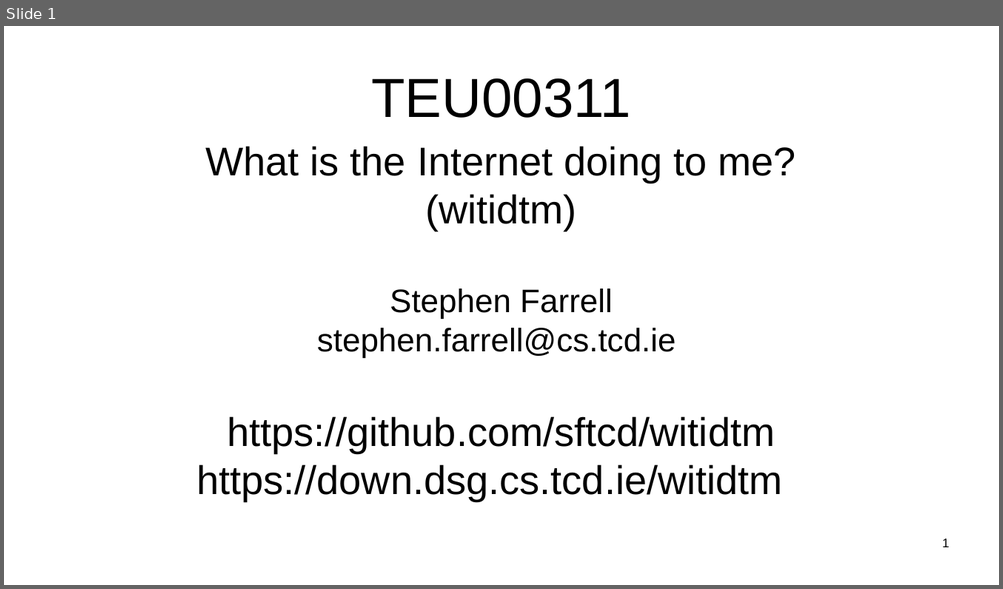
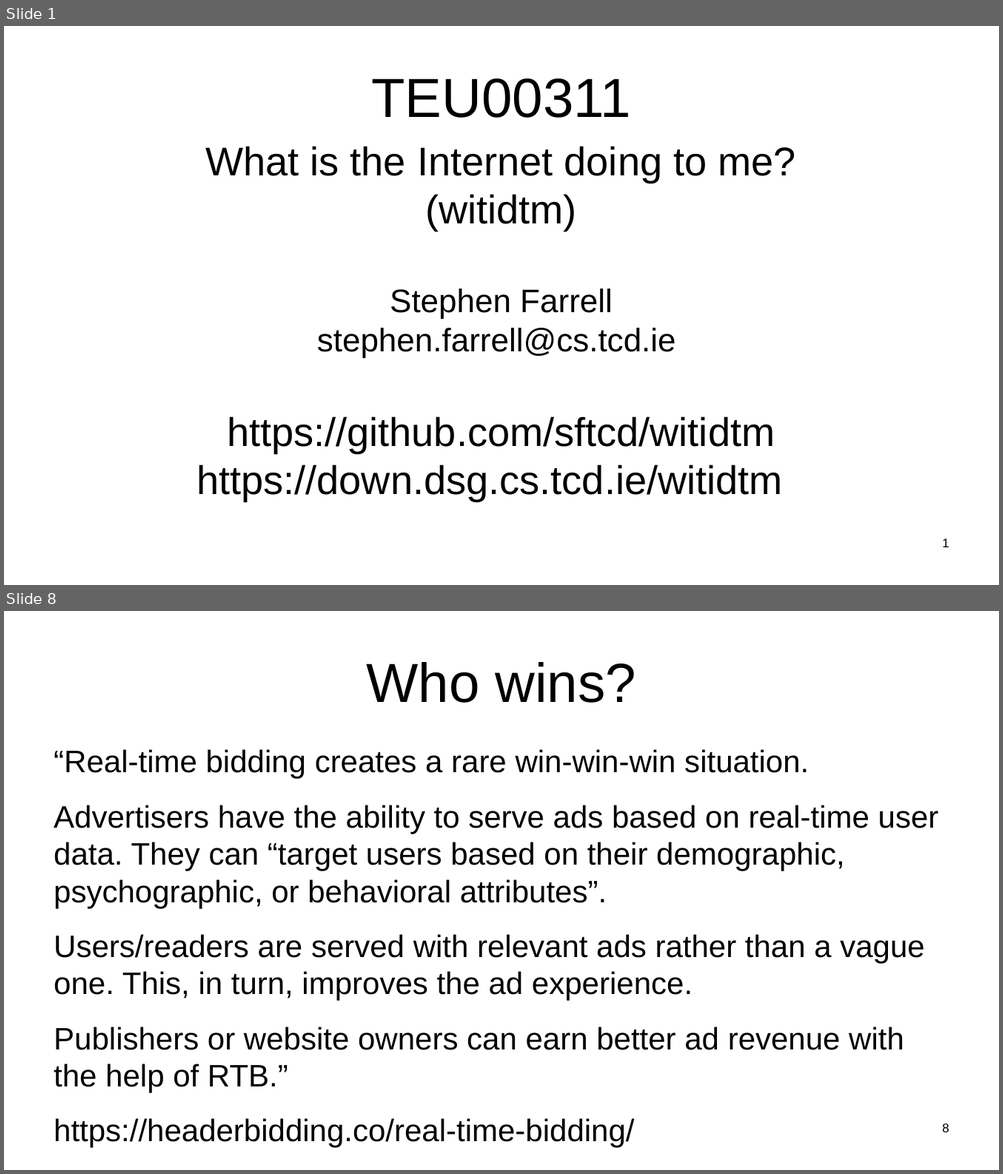
Before and after one commit to sftcd/witidtm, a slide deck: lectures/2021-2022/600-ads.odp. Shown one above the other, each under a label of ours: slide 1 before the commit, slides 1 and 8 after it; the slides between them are not shown. The pictures are 1003x589 and 1003x1174 pixels, drawn with LibreOffice and Linux fonts; fonts in the diff are those of the drawing. Boxes give left, top, right and bottom in pixels: in the first picture for what was removed or moved away, otherwise in the second. Text is boxed around its words. In the diff, an @@ line names an element or a change of style, - is before the commit and + after.

```diff
--- a/lectures/2021-2022/600-ads.odp
+++ b/lectures/2021-2022/600-ads.odp
@@ slide 8 added at (4, 611, 999, 1170), background #FFFFFF @@
@@ title added at (367, 662, 635, 703), 44 pt, text #000000 @@
+Who wins?
@@ text added at (54, 749, 939, 1148), 24.8 pt, text #000000 @@
+“Real-time bidding creates a rare win-win-win situation.
+Advertisers have the ability to serve ads based on real-time user data. They can “target users based on their demographic, psychographic, or behavioral attributes”.
+Users/readers are served with relevant ads rather than a vague one. This, in turn, improves the ad experience.
+Publishers or website owners can earn better ad revenue with the help of RTB.”
+https://headerbidding.co/real-time-bidding/
@@ page number added at (942, 1124, 948, 1133), 10 pt, text #000000 @@
+8
```
Also in this commit, not shown: 10 slides changed, 1 other file.
